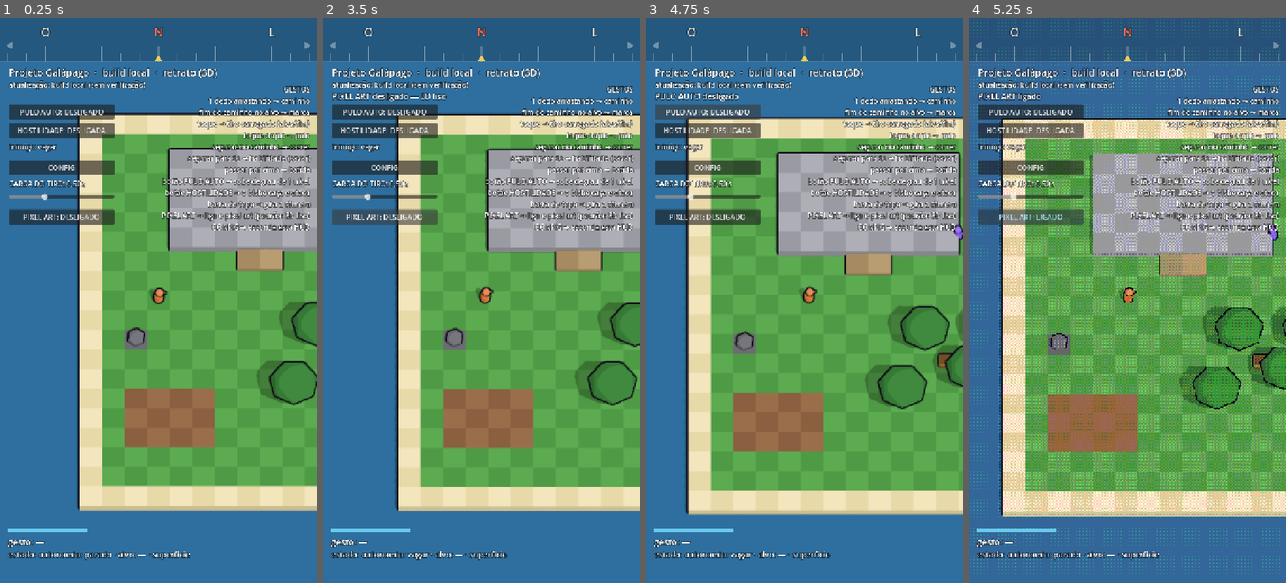
Above: before the commit, frames 1-4 (left to right).
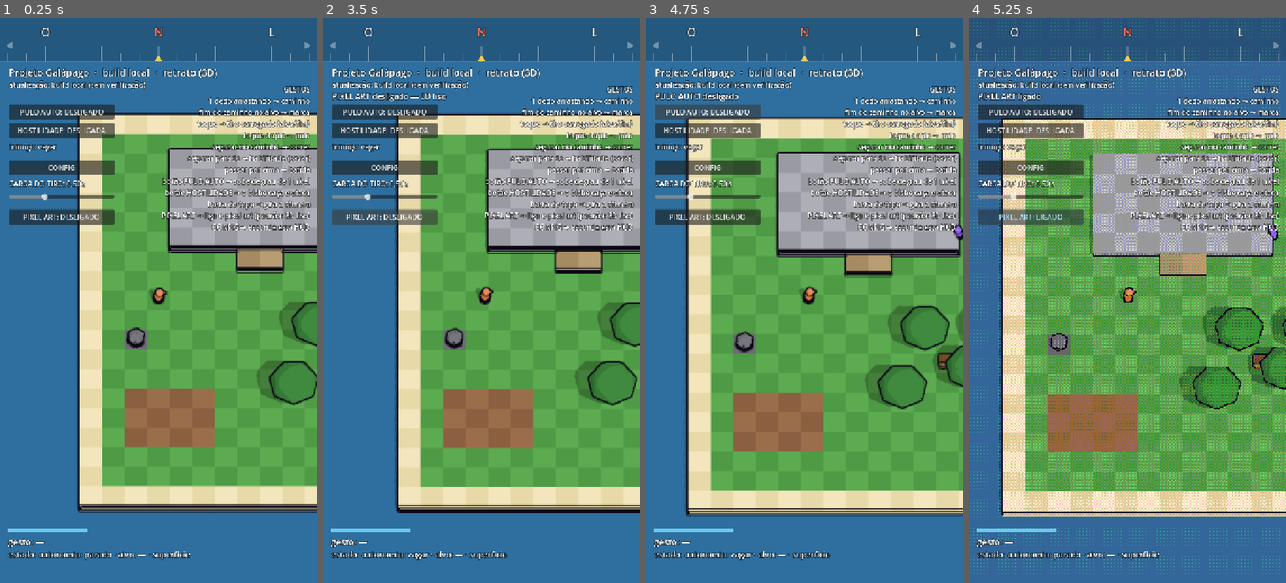
Above: after the commit, the same moments.

Repository: jonathasptbr-gh/Projeto-Galapago
Game: Godot game, scene res://jogo/main.tscn
Same seed, same stepped clock (60 frames per second), same inputs: the game is played once before the commit and once after it.
Inputs:
- Up to frame 1 (0.25 s): no input
- Up to frame 2 (3.5 s): click "PULO AUTO: DESLIGADO" at 0.5 s; click "PULO AUTO: LIGADO" at 1.25 s; click "PIXEL ART: DESLIGADO" at 2 s; click "PIXEL ART: LIGADO" at 2.75 s
- Up to frame 3 (4.75 s): click "PULO AUTO: DESLIGADO" at 3.5 s; click "PULO AUTO: LIGADO" at 4.25 s
- Up to frame 4 (5.25 s): click "PIXEL ART: DESLIGADO" at 5 s

The runs differ from the first frame. In frame 1, 2.0% of the frame differs, in the area x 24-100%, y 40-88%; in frame 2, 1.9%; in frame 3, 2.3%, in the area x 12-100%, y 37-89%; in frame 4, 0.4%.

Commit message:
jogo: contorno de vinco (normal pela profundidade, >75°) somado ao de profundidade — linhas vão até o contato; vitrine --quinas (P24)

Diff:
--- a/jogo/mundo3d/contorno_tela.gdshader
+++ b/jogo/mundo3d/contorno_tela.gdshader
@@ -2,12 +2,13 @@
 // tela cheia dentro do mundo do SubViewport (padrão "advanced post-processing"
 // do Godot 4: QuadMesh 2×2, POSITION em clip space, extra_cull_margin grande;
 // quem monta é a vista.gd). Substitui a casca invertida (casca.gdshader).
-// Regra: o pixel vira LINHA se algum vizinho num disco de raio `raio` px
-// estiver MAIS PERTO da câmera que ele por mais de `limiar` (unidades de
-// mundo; a câmera é ortográfica, então profundidade de vista = distância ao
-// longo do olhar). A linha cai por FORA do objeto da frente:
+// Duas linhas, somadas pela maior cobertura:
+// (1) PROFUNDIDADE (silhueta): o pixel vira LINHA se algum vizinho num disco
+// de raio `raio` px estiver MAIS PERTO da câmera que ele por mais de `limiar`
+// (unidades de mundo; a câmera é ortográfica, então profundidade de vista =
+// distância ao longo do olhar). A linha cai por FORA do objeto da frente:
 //  - base de contato (tronco, ator, quina de plataforma no chão): a diferença
-//    vai a zero no contato ⇒ a linha afina e some sozinha;
+//    vai a zero no contato ⇒ a linha afina e some sozinha — o VINCO continua;
 //  - copa sobre o animal: linha sobre o animal, na borda da copa;
 //  - sombra, marcas do chão e faixas do toon não são profundidade: sem linha;
 //  - fundo sem geometria (profundidade = far) só vira linha encostado em
@@ -20,15 +21,45 @@
 // conta smoothstep(limiar_inicio, limiar, diferença); cobertura =
 // soma / `saturacao` (≈ 3 no liso: borda externa suave, largura parecida em
 // qualquer ângulo; 1 no Pixel Pass: 1 px nítido).
+// (2) VINCO (S7): linha onde a orientação da superfície muda bruscamente —
+// parede×chão, topo×lateral de caixa, rampa×parede, quina que desce até o
+// chão. Normal de vista pela profundidade: n = normalize(∂D/∂X, ∂D/∂Y, −1)
+// (D = distância, X/Y em unidades de mundo: px × `w`, o tamanho do pixel no
+// mundo da projeção ortográfica). No centro: o QUADRANTE de 1 px mais plano
+// (a diagonal confere; escolher x e y separados misturava os dois planos).
+// Anel do vinco: o interno (0,55·`raio`, reusado da linha 1) quando tem ≥ 2
+// px; o externo no Pixel Pass (os 8 vizinhos). Em cada amostra S (geometria do
+// texel lido), 2 vizinhos de 1 px PARA FORA; um salto ali (silhueta) descarta
+// S. S conta (até 1) quando:
+//  - o ângulo entre as normais passa de `limiar_vinco_graus` (rampa de
+//    ±`banda_vinco_graus`): 75° deixa de fora as facetas da copa (51–58°), o
+//    tronco (60°), a borda do topo da pedra (68°) e a cápsula do ator;
+//  - o ponto do meio C→S cai num dos dois planos (um vinco só; faceta estreita
+//    no meio, perto da silhueta da copa, não conta) — fora do Pixel Pass;
+//  - não é oclusão com folga: centro à frente do plano de S e S atrás do plano
+//    do centro (ou o inverso) por mais que `limiar_inicio`..`limiar` — aí a
+//    linha (1) desenha. Vinco de verdade (convexo: os dois atrás do plano do
+//    outro; côncavo: os dois à frente) ou oclusão encostada (contato) passa.
+// Cobertura = soma / `saturacao_vinco` (2 no liso; 1 no Pixel Pass); a final é
+// a maior das duas. Liso: linha CENTRADA no vinco (±0,55·`raio`, a largura da
+// (1)). Pixel Pass (`vinco_um_lado`): só o lado mais rasante marca, 1 px.
+// Leituras de profundidade por pixel: 1 centro + 4 em cruz + 4 diagonais +
+// 16 do anel (linha 1) + 16 vizinhos do vinco + 8 pontos do meio = 49 no liso
+// (41 no Pixel Pass: sem o ponto do meio).
 // Uniforms:
-//   cor_contorno   source_color — cor da linha (a mesma da casca)
-//   raio           px da textura de profundidade (= px renderizados)
-//   limiar         unidades de mundo: diferença que dá linha cheia
-//   limiar_inicio  unidades de mundo: onde a linha começa a aparecer (afinar)
-//   saturacao      soma de amostras que dá cobertura 1
+//   cor_contorno      source_color — cor da linha (a mesma da casca)
+//   raio              px da textura de profundidade (= px renderizados)
+//   limiar            unidades de mundo: diferença que dá linha cheia
+//   limiar_inicio     unidades de mundo: onde a linha começa a aparecer (afinar)
+//   saturacao         soma de amostras que dá cobertura 1
+//   limiar_vinco_graus  ângulo entre normais que dá vinco (meio da rampa)
+//   banda_vinco_graus   meia-largura da rampa do ângulo
+//   saturacao_vinco     soma de amostras do vinco que dá cobertura 1
+//   vinco_um_lado       só o lado mais rasante marca (Pixel Pass)
 // Compila no Mobile (Vulkan) e no Compatibility (OpenGL 3): hint_depth_texture,
 // INV_PROJECTION_MATRIX, VIEWPORT_SIZE e CURRENT_RENDERER (NDC z de 0..1 no
-// Vulkan, −1..1 no OpenGL) — nada exclusivo do Forward+.
+// Vulkan, −1..1 no OpenGL) — nada exclusivo do Forward+ (sem
+// hint_normal_roughness_texture).
 shader_type spatial;
 render_mode unshaded, fog_disabled, cull_disabled, depth_draw_never, depth_test_disabled;
 
@@ -37,6 +68,10 @@
 uniform float limiar = 0.25;
 uniform float limiar_inicio = 0.08;
 uniform float saturacao = 3.0;
+uniform float limiar_vinco_graus = 75.0;
+uniform float banda_vinco_graus = 5.0;
+uniform float saturacao_vinco = 2.0;
+uniform bool vinco_um_lado = false;
 uniform sampler2D profundidade : hint_depth_texture, filter_nearest, repeat_disable;
 
 void vertex() {
@@ -64,24 +99,98 @@
 void fragment() {
 	vec2 px = 1.0 / VIEWPORT_SIZE;
 	vec2 uv = SCREEN_UV;
+	// tamanho do pixel no mundo (ortográfica: meia-extensão = INV_PROJ[i][i])
+	vec2 w = 2.0 * px * abs(vec2(INV_PROJECTION_MATRIX[0][0], INV_PROJECTION_MATRIX[1][1]));
 	float zc = z_em(uv, INV_PROJECTION_MATRIX);
 	float zl = z_em(uv - vec2(px.x, 0.0), INV_PROJECTION_MATRIX);
 	float zr = z_em(uv + vec2(px.x, 0.0), INV_PROJECTION_MATRIX);
 	float zd = z_em(uv - vec2(0.0, px.y), INV_PROJECTION_MATRIX);
 	float zu = z_em(uv + vec2(0.0, px.y), INV_PROJECTION_MATRIX);
 	vec2 g = vec2(min(abs(zr - zc), abs(zc - zl)), min(abs(zu - zc), abs(zc - zd)));
+	// inclinação do centro (por unidade de mundo): o QUADRANTE mais plano —
+	// (lado x, lado y) cuja diagonal cai no plano de 1 px dos dois lados. Escolher
+	// x e y separados mistura os dois planos de um vinco (normal híbrida: a
+	// linha saía oca/tracejada); o quadrante plano é sempre de um plano só.
+	vec2 sc = vec2(0.0);
+	float melhor = 1e20;
+	for (int q = 0; q < 4; q++) {
+		vec2 sq = vec2(q < 2 ? 1.0 : -1.0, (q == 0 || q == 3) ? 1.0 : -1.0);
+		float dx = (sq.x > 0.0 ? zr : zl) - zc;
+		float dy = (sq.y > 0.0 ? zu : zd) - zc;
+		float zq = z_em(uv + sq * px, INV_PROJECTION_MATRIX);
+		float erro = abs(zq - zc - dx - dy) + 1e-3 * (abs(dx) + abs(dy));
+		if (erro < melhor) {
+			melhor = erro;
+			sc = vec2(dx, dy) * sq / w;
+		}
+	}
+	vec3 nc = normalize(vec3(sc, -1.0));
+
+	float r2 = raio * 0.55;
+	// o anel do vinco: o interno (0,55·raio) quando tem ≥ 2 px; no Pixel Pass
+	// (raio 1) o externo, que pega os 8 vizinhos (o interno só pega os 4 em
+	// cruz e a linha em escada saía tracejada)
+	bool externo = r2 < 2.0;
+	// diferença de 1 px que já é salto (silhueta), não inclinação: o maior
+	// entre `limiar_inicio` e uma inclinação de ~80° (6 px de mundo por px)
+	float salto = max(limiar_inicio, 6.0 * max(w.x, w.y));
+	float cos_alto = cos(radians(limiar_vinco_graus - banda_vinco_graus));
+	float cos_baixo = cos(radians(limiar_vinco_graus + banda_vinco_graus));
 
 	float soma = 0.0;
+	float soma_v = 0.0;
 	for (int i = 0; i < 8; i++) {
 		float a = float(i) * 0.785398;
 		vec2 dir = vec2(cos(a), sin(a));
 		vec2 o = dir * raio;
-		float dz = zc - z_em(uv + o * px, INV_PROJECTION_MATRIX) - dot(abs(o), g);
+		float z1 = z_em(uv + o * px, INV_PROJECTION_MATRIX);
+		float dz = zc - z1 - dot(abs(o), g);
 		soma += smoothstep(limiar_inicio, limiar, dz);
-		vec2 o2 = vec2(cos(a + 0.392699), sin(a + 0.392699)) * (raio * 0.55);
-		float dz2 = zc - z_em(uv + o2 * px, INV_PROJECTION_MATRIX) - dot(abs(o2), g);
+		vec2 o2 = vec2(cos(a + 0.392699), sin(a + 0.392699)) * r2;
+		float z2 = z_em(uv + o2 * px, INV_PROJECTION_MATRIX);
+		float dz2 = zc - z2 - dot(abs(o2), g);
 		soma += smoothstep(limiar_inicio, limiar, dz2);
+
+		// --- vinco com a amostra S (o texel que o filtro nearest leu: offset
+		// inteiro `ov`, a geometria certa do ponto) ---
+		vec2 ov = floor((externo ? o : o2) + 0.5);
+		float zs = externo ? z1 : z2;
+		vec2 uvs = uv + ov * px;
+		// normal de S: 2 vizinhos de 1 px para FORA do centro (do lado de dentro
+		// o vizinho cruzaria o próprio vinco quando ele passa a 1 px de S)
+		vec2 h = vec2(ov.x < 0.0 ? -1.0 : 1.0, ov.y < 0.0 ? -1.0 : 1.0);
+		float ex = z_em(uvs + vec2(h.x * px.x, 0.0), INV_PROJECTION_MATRIX) - zs;
+		float ey = z_em(uvs + vec2(0.0, h.y * px.y), INV_PROJECTION_MATRIX) - zs;
+		vec2 ss = vec2(ex, ey) * h / w;
+		// salto no vizinho de 1 px = silhueta encostada em S: a inclinação
+		// dela não se mede (e a linha 1 já cobre a silhueta) — S não conta
+		float medivel = 1.0 - step(salto, max(abs(ex), abs(ey)));
+		vec3 ns = normalize(vec3(ss, -1.0));
+		float ang = 1.0 - smoothstep(cos_baixo, cos_alto, dot(nc, ns));
+		// oclusão com folga: um à frente do plano do outro
+		vec3 d = vec3(ov * w, zs - zc);
+		float e_s = dot(d, nc);   // > 0: S à frente do plano do centro
+		float e_c = -dot(d, ns);  // > 0: centro à frente do plano de S
+		float ocl = min(max(e_c, 0.0), max(-e_s, 0.0)) + min(max(-e_c, 0.0), max(e_s, 0.0));
+		// um vinco só entre os dois: o ponto do meio cai num dos dois planos.
+		// Faceta estreita no meio (copa perto da silhueta, quina de faceta)
+		// cai fora dos dois: não é vinco do centro com S. Sem meio no Pixel
+		// Pass (S é vizinho imediato).
+		float um_vinco = 1.0;
+		if (!externo) {
+			vec2 om = floor(ov * 0.5 + 0.5);
+			float zm = z_em(uv + om * px, INV_PROJECTION_MATRIX);
+			float em = min(abs(zm - zc - dot(sc, om * w)), abs(zm - zs - dot(ss, (om - ov) * w)));
+			float desvio = abs(zs - zc - dot(sc, ov * w)) + 1e-5;
+			um_vinco = 1.0 - smoothstep(0.12, 0.3, em / desvio);
+		}
+		float v = medivel * ang * um_vinco * (1.0 - smoothstep(limiar_inicio, limiar, ocl));
+		if (vinco_um_lado) {
+			v *= step(abs(nc.z), abs(ns.z));
+		}
+		soma_v += v;
 	}
+	float cobertura = max(soma / saturacao, soma_v / saturacao_vinco);
 	ALBEDO = cor_contorno.rgb;
-	ALPHA = clamp(soma / saturacao, 0.0, 1.0) * cor_contorno.a;
+	ALPHA = clamp(cobertura, 0.0, 1.0) * cor_contorno.a;
 }
--- a/jogo/mundo3d/vista.gd
+++ b/jogo/mundo3d/vista.gd
@@ -27,7 +27,10 @@
 ##   renderizados: liso = `espessura_contorno` (px de canvas) × físico/canvas
 ##   — a mesma espessura na tela em qualquer aparelho; Pixel Pass = 1 px
 ##   interno, nítido (saturação 1). `limiar_contorno`: diferença de
-##   profundidade (unidades de mundo) que dá linha cheia.
+##   profundidade (unidades de mundo) que dá linha cheia. O mesmo shader
+##   soma a linha de VINCO (S7: mudança brusca de orientação, parede×chão,
+##   quina até o chão): `limiar_vinco_graus`; saturação 2 no liso, 1 e um
+##   lado só (`vinco_um_lado`) no Pixel Pass.
 ## - `aplicar_camera(cam3d)`: chamar TODO quadro, depois de `cam3d.seguir` /
 ##   `avancar`; `cam3d` = sim/camera3d.gd. Posiciona a Camera3D, o tamanho
 ##   ortográfico, near/far justos ao que a vista mostra (a sombra direcional
@@ -87,6 +90,12 @@
 		limiar_contorno = v
 		_mat_contorno.set_shader_parameter("limiar", v)
 		_mat_contorno.set_shader_parameter("limiar_inicio", v * 0.32)
+## ângulo (graus) entre as normais que dá a linha de VINCO (S7): acima das
+## facetas da copa (~51°) e do tronco (60°)
+@export var limiar_vinco_graus := 75.0:
+	set(v):
+		limiar_vinco_graus = v
+		_mat_contorno.set_shader_parameter("limiar_vinco_graus", v)
 
 var sv: SubViewport
 var mundo_3d: Node3D
@@ -162,6 +171,7 @@
 	_mat_contorno.shader = CONTORNO
 	_mat_contorno.set_shader_parameter("limiar", limiar_contorno)
 	_mat_contorno.set_shader_parameter("limiar_inicio", limiar_contorno * 0.32)
+	_mat_contorno.set_shader_parameter("limiar_vinco_graus", limiar_vinco_graus)
 	var quad := QuadMesh.new()
 	quad.size = Vector2(2.0, 2.0)
 	contorno = MeshInstance3D.new()
@@ -226,10 +236,14 @@
 	if pixel_pass:
 		_mat_contorno.set_shader_parameter("raio", 1.0)
 		_mat_contorno.set_shader_parameter("saturacao", 1.0)
+		_mat_contorno.set_shader_parameter("saturacao_vinco", 1.0)
+		_mat_contorno.set_shader_parameter("vinco_um_lado", true)
 	else:
 		var kf := float(sv.size.y) / maxf(_tela.y, 1.0)
 		_mat_contorno.set_shader_parameter("raio", maxf(espessura_contorno * kf, 1.0))
 		_mat_contorno.set_shader_parameter("saturacao", 3.0)
+		_mat_contorno.set_shader_parameter("saturacao_vinco", 2.0)
+		_mat_contorno.set_shader_parameter("vinco_um_lado", false)
 	sv.screen_space_aa = (Viewport.SCREEN_SPACE_AA_FXAA if fxaa_liso and not pixel_pass
 		else Viewport.SCREEN_SPACE_AA_DISABLED)
 	# nearest no Pixel Pass (ampliação inteira do pixel art); linear no liso
--- a/jogo/mundo3d/vitrine.gd
+++ b/jogo/mundo3d/vitrine.gd
@@ -10,6 +10,10 @@
 ## quina do planalto (14,9) em silhueta ao fundo: filma o contorno na base do
 ## tronco, na base do ator, na quina e a copa por cima do ator (S6). 20
 ## quadros a 10 fps = uma travessia.
+## `--quinas`: vista íntima, câmera PARADA (yaw `YAW_QUINAS`, foco fixo) e o
+## ator parado: a quina vertical sudeste do planalto (14,9) descendo até o
+## chão, a rampa (9–10,9) encostada na parede sul do planalto, a pedra (15,6)
+## e o tronco da árvore (12,13) — o contorno de VINCO (S7). 10 quadros.
 ## Filmar: `QUADROS_CENA=res://jogo/mundo3d/vitrine.tscn tools/quadros.sh N dir`
 ## (com `QUADROS_FPS=10`, 30 quadros = os 3 s do giro).
 
@@ -33,6 +37,11 @@
 const YAW_SOB := -0.35
 const MEIA_TRAVESSIA := 1.8
 const TRAVESSIA_S := 2.0
+## --quinas: yaw (rad; positivo põe a câmera a leste: paredes sul e leste do
+## planalto à vista), foco (células, nível 1) e onde o ator fica parado
+const YAW_QUINAS := 0.45
+const FOCO_QUINAS := Vector2(12.15, 9.6)
+const ATOR_QUINAS := Vector2(13.4, 11.2)
 
 var mundo: RefCounted
 var cam: RefCounted
@@ -42,20 +51,24 @@
 var _t := 0.0
 var _h := 1.0  # altura do ator em níveis, suavizada (degraus viram rampa)
 var _sob := false
+var _quinas := false
 
 
 func _ready() -> void:
 	var args := OS.get_cmdline_user_args()
 	_sob = "--sob-arvore" in args
+	_quinas = "--quinas" in args
 	mundo = Mundo.criar(_json(MAPA), _json("res://dados/terrenos.json"))
 	for e in mundo.validar():
 		push_error("mapa: " + e)
 	var cfg := _json("res://dados/camera3d.json")
-	if "--vista-intima" in args or _sob:
+	if "--vista-intima" in args or _sob or _quinas:
 		cfg["vista_inicial"] = "intima"
 	cam = Cam.new(cfg)
 	if _sob:
 		cam.girar(YAW_SOB)
+	elif _quinas:
+		cam.girar(YAW_QUINAS)
 
 	vista = Vista.new()
 	vista.altura_interna = int(cam.cfg["pixel_pass"]["altura_interna"])
@@ -77,12 +90,16 @@
 	if _sob:
 		# foco fixo entre a árvore e a quina (no nível do chão, 1)
 		cam.posicionar(Ilha.ponto((ARVORE_SOB * 0.6 + QUINA_SOB * 0.4) * Cam.PX_POR_UNIDADE, 1.0))
+	elif _quinas:
+		cam.posicionar(Ilha.ponto(FOCO_QUINAS * Cam.PX_POR_UNIDADE, 1.0))
 	else:
 		cam.posicionar(Ilha.ponto(p, _h))
 	vista.aplicar_camera(cam)
 
 
 func _posicao(t: float) -> Vector2:
+	if _quinas:
+		return ATOR_QUINAS * Cam.PX_POR_UNIDADE
 	if _sob:
 		# rente ao tronco, do lado da câmera (a copa esconde a cabeça do ator),
 		# na perpendicular ao olhar
@@ -99,13 +116,15 @@
 	var alvo: float = mundo.altura(mundo.celula_de(p))
 	_h = alvo + (_h - alvo) * exp(-12.0 * dt)
 	var dir := _posicao(_t + 0.05) - p
+	if _quinas:
+		dir = Vector2(-1.0, 0.6)
 	ator.atualizar(p, _h, dir, absf(sin(_t * 9.0)) * 0.06)
 
 
 func _process(dt: float) -> void:
 	_t += dt
 	_mover(dt)
-	if _sob:
+	if _sob or _quinas:
 		cam.avancar(dt)
 		vista.aplicar_camera(cam)
 		return
--- a/testes/test_contorno_tela.gd
+++ b/testes/test_contorno_tela.gd
@@ -55,3 +55,20 @@
 	igual(mat.shader.resource_path, "res://jogo/mundo3d/contorno_tela.gdshader", "shader do contorno")
 	checar(q.visible, "visível no modo tela")
 	v.free()
+
+
+func test_vinco_no_shader_e_na_vista() -> void:
+	# S7: o mesmo shader soma a linha de VINCO (orientação que muda bruscamente)
+	var v: CanvasLayer = Vista.new()
+	var mat: ShaderMaterial = v.contorno.material_override
+	var nomes := []
+	for u in mat.shader.get_shader_uniform_list():
+		nomes.append(String(u["name"]))
+	for n in ["limiar_vinco_graus", "banda_vinco_graus", "saturacao_vinco", "vinco_um_lado"]:
+		checar(n in nomes, "uniform do vinco: %s" % n)
+	igual(mat.get_shader_parameter("limiar_vinco_graus"), v.limiar_vinco_graus, "limiar do vinco ligado à vista")
+	checar(v.limiar_vinco_graus > 60.0 and v.limiar_vinco_graus < 90.0,
+		"limiar entre as facetas (copa ~51°, tronco 60°) e a quina de caixa (90°)")
+	v.limiar_vinco_graus = 80.0
+	igual(mat.get_shader_parameter("limiar_vinco_graus"), 80.0, "setter repassa ao shader")
+	v.free()
Not shown, changed: docs/GODOT.md
Not shown, changed: docs/HISTORICO.md
